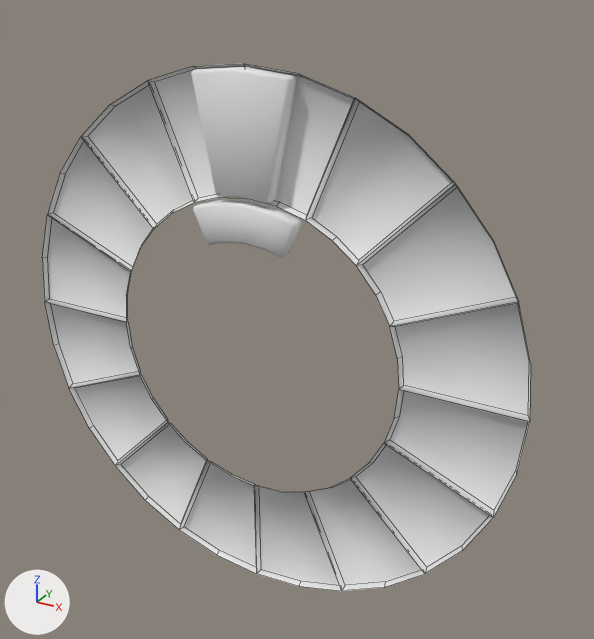
An edit to the Blender file vongott/Assets/Mesh/UI/menus.blend, drawn before and after from the same camera.
Before and after are seen from a 50 mm camera at (14.3, -22.6, 13.0) aimed at (1.2, 1.2, 1.1). The axes (+X, +Y, +Z) are drawn at lower left. The lights are the same throughout. Mesh edges are drawn as thin lines on the coarser meshes. The same objects are shown in both versions, whatever each file hides. Materials are left out; every surface is plain grey.

In view in the first picture: 'inventory_btn_action', 'inventory_btn_slot', 'inventory_rim'.
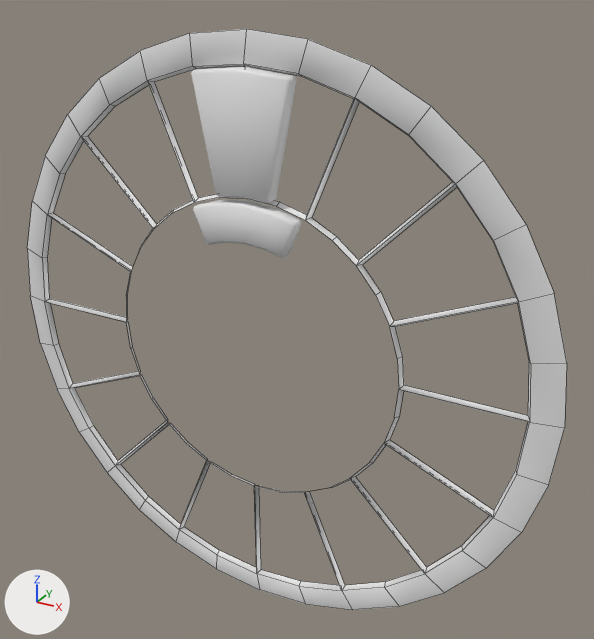
Diff of the bpy script that builds the scene:
```diff
--- a/vongott/Assets/Mesh/UI/menus.blend.py
+++ b/vongott/Assets/Mesh/UI/menus.blend.py
@@ me_circle_019 @@
 # used by ob_inventory_rim; location = (0.0, 0.0, 0.0)
-me_circle_019.from_pydata(...)  # 160 vertices, 112 faces; spans x -10.0..10.0, y 0.0..0.2, z -10.0..10.0
+me_circle_019.from_pydata(...)  # 192 vertices, 128 faces; spans x -11.0..11.0, y 0.0..0.2, z -11.0..11.0
+# me_circle_019 part 1
+# 16 faces are deleted
+# 32 vertices are added at x -11.0..11.0, y 0.2, z -11.0..11.0
+# 32 new faces join them
```

Pixel boxes (x1, y1, x2, y2) of what changed, in the pictures (594 x 639 px):
'inventory_rim', reshaped (10% wider, 10% taller): before (42, 63, 531, 591); after (27, 29, 567, 610)
part 1 of me_circle_019, built on: before (48, 66, 529, 585); after (27, 29, 567, 610)
